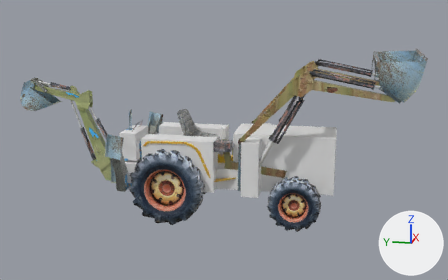
The FBX model applications/media/tractor.fbx: old version first, new version second.
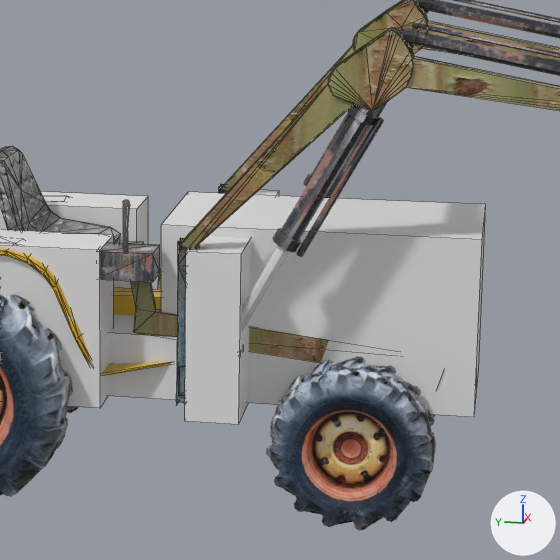
Each version is shown whole from a camera (50 mm lens) standing at (-12.7, -2.61, 4.79) and looking at (0.06, -0.06, 1.6), then close up on the part from 41% to 81% of the width and 22% to 86% of the height. The axes (+X, +Y, +Z) are drawn at lower right. The lights are the same throughout. The close-ups show mesh edges as thin lines. Where no turn or scale is listed for an object, it has been applied to the vertices. Vertices at the same position are counted once.

The older version as bpy lines, for what is in view:
```python
me_mesh_032 = bpy.data.meshes.new('Mesh.032')
me_mesh_032.from_pydata(...)  # a box spanning x -0.52..0.52, y -1.03..1.03, z 0.0..1.19
me_mesh_033 = bpy.data.meshes.new('Mesh.033')
me_mesh_033.from_pydata(...)  # a box spanning x -0.96..0.96, y -0.18..0.18, z 0.0..1.13
me_mesh_035 = bpy.data.meshes.new('Mesh.035')
me_mesh_035.from_pydata(...)  # a box spanning x -0.22..0.22, y -0.76..0.76, z 0.0..1.07
ob_hidden_box001 = bpy.data.objects.new('hidden_Box001', me_mesh_032)
ob_hidden_box001.location = (-0.002, -1.398, 0.696)
ob_hidden_box002 = bpy.data.objects.new('hidden_Box002', me_mesh_033)
ob_hidden_box002.location = (-0.002, -0.779, 0.696)
ob_hidden_box004 = bpy.data.objects.new('hidden_Box004', me_mesh_035)
ob_hidden_box004.location = (-0.601, 0.747, 0.696)
# also in view: 'frontBucketHydraulic' at (0.0, -2.51, 3.12); 'armHydraulicPiston' at (-0.01, -1.07, 1.58); 'arms' at (0.0, -2.04, 2.54); 'MainBody' at (0.0, -0.13, 1.4); 'fr_tire' at (-0.74, -1.66, 0.54)
```
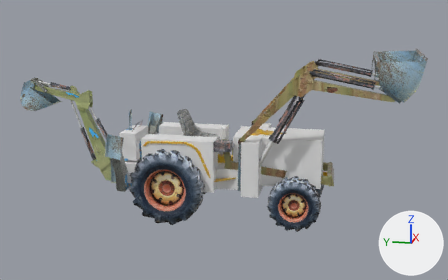
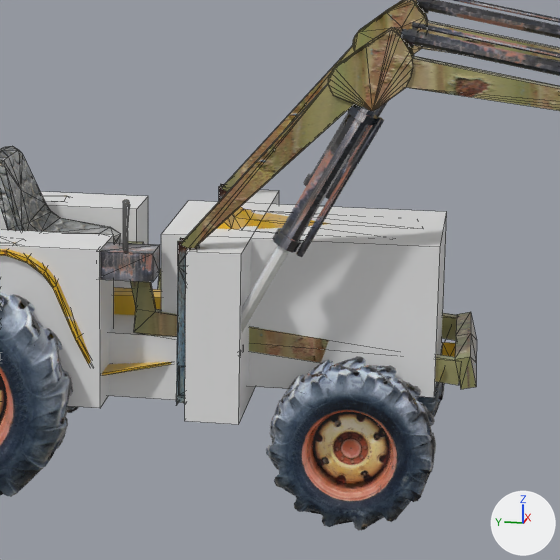
Commit message: work on secund heavy equipement demo tractor (WIP)

Where the newer file only moved an object's origin or applied its transform, the numbers keep the older frame.

Boxes [x1, y1, x2, y2] around the edits, measured in the close-ups (560 x 560 px):
'hidden_Box001', mesh rescaled, moved (12% narrower, 12% shorter)
    before: [161, 192, 486, 417]
    after: [161, 201, 447, 398]

Patch to the scene script:
```diff
--- a/applications/media/tractor.fbx.py
+++ b/applications/media/tractor.fbx.py
@@ me_mesh_032 @@
 me_mesh_032.from_pydata(...)  # 8 vertices, 6 faces; spans x -0.52..0.52, y -1.03..1.03, z 0.0..1.19
 # used by ob_hidden_box001; location = (-0.002, -1.398, 0.696)
+# me_mesh_032 part 1: the whole mesh is scaled about its middle by (1, 0.873, 0.849), then moved by (0.0, 0.13, -0.57)
@@ ob_hidden_box001 @@
 ob_hidden_box001 = bpy.data.objects.new('hidden_Box001', me_mesh_032)
-ob_hidden_box001.location = (-0.002, -1.398, 0.696)
+ob_hidden_box001.location = (-0.002, -1.398, 1.289)
```
